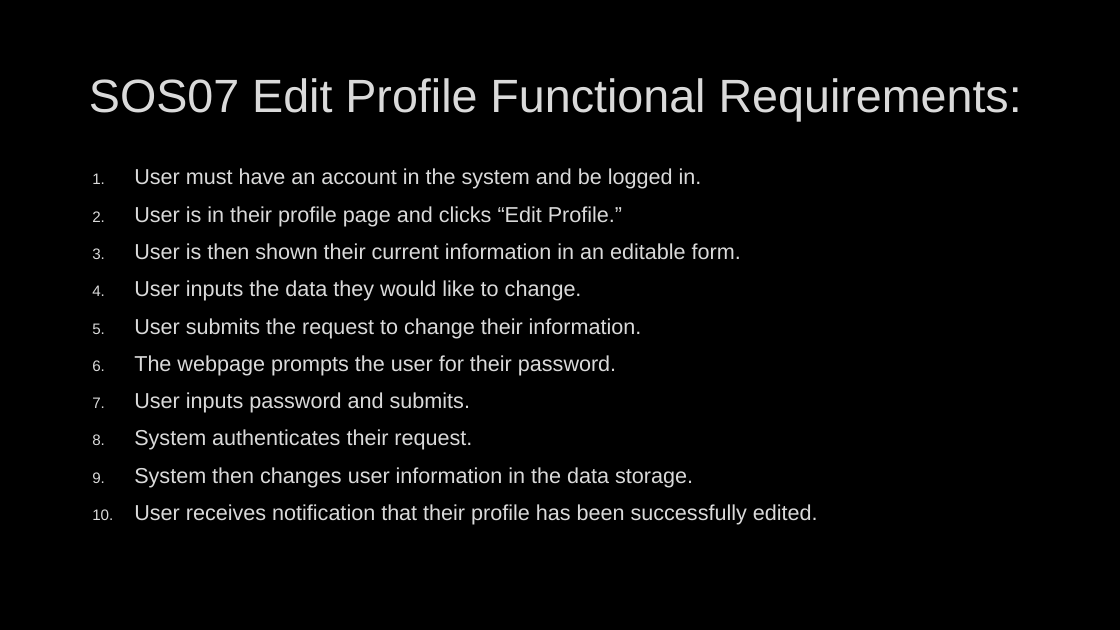
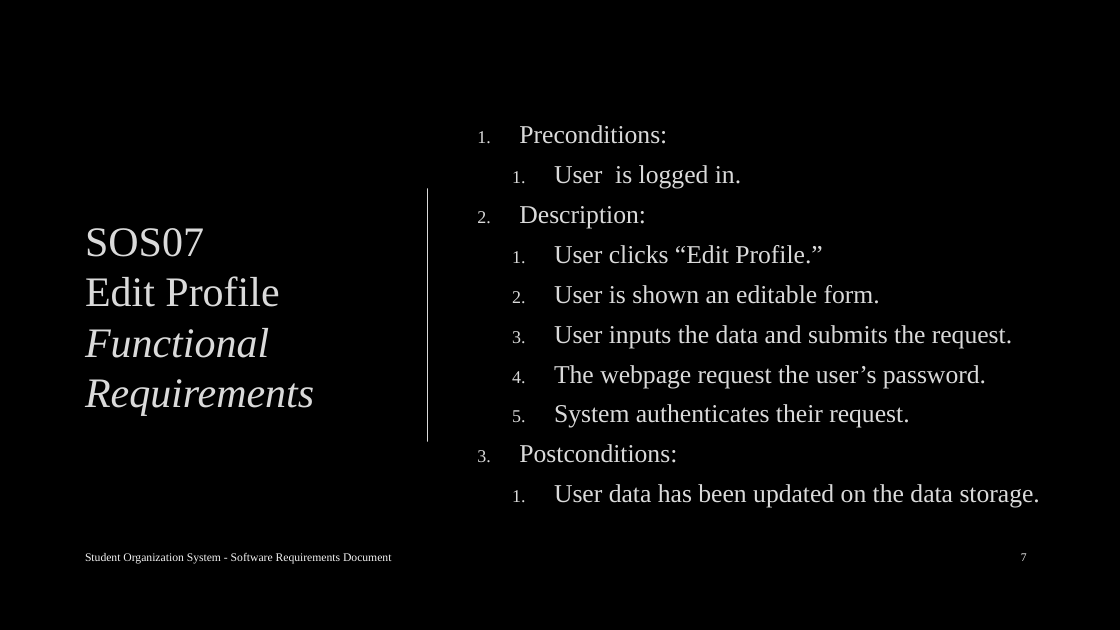
Before and after one commit to arocho032/CEN4010-Team-5, a slide deck: slide 7 of specifications/deliv1/SOS Deliverable 1 Presentation.pptx. Drawn at 1120x630 pixels with LibreOffice and Linux fonts; fonts in the diff are those of the drawing; background and template pictures are left out. Boxes give left, top, right and bottom in pixels: in the first picture for what was removed or moved away, otherwise in the second. Text is boxed around its words. In the diff, an @@ line names an element or a change of style, - is before the commit and + after.

Commit message:
powerpoint

```diff
--- a/specifications/deliv1/SOS Deliverable 1 Presentation.pptx
+++ b/specifications/deliv1/SOS Deliverable 1 Presentation.pptx
@@ text "Preconditions:" moved from (x1=134, y1=168, x2=818, y2=525) to (x1=519, y1=125, x2=1040, y2=508) @@
@@ text "Preconditions:" at (x1=519, y1=125, x2=1040, y2=508): vertical alignment top to middle @@
@@ text at (x1=519, y1=125, x2=1012, y2=388): text changed; size 18.5 to 22 pt; font Arial to Times New Roman @@
-1. User must have an account in the system and be logged in.
-2. User is in their profile page and clicks “Edit Profile.”
-3. User is then shown their current information in an editable form.
-4. User inputs the data they would like to change.
-5. User submits the request to change their information.
-6. The webpage prompts the user for their password.
-7. User inputs password and submits.
+1. Preconditions:
+  1. User is logged in.
+2. Description:
+  1. User clicks “Edit Profile.”
+  2. User is shown an editable form.
+  3. User inputs the data and submits the request.
+  4. The webpage request the user’s password.
@@ line added from (428, 189) to (428, 441), #DADADA 1.5 pt @@
@@ title at (x1=85, y1=228, x2=314, y2=415): text changed; size 40 to 36 pt; font Arial to Times New Roman; italic on @@
-SOS07 Edit Profile Functional Requirements:
+SOS07
+Edit Profile Functional Requirements
@@ text at (x1=554, y1=404, x2=909, y2=428): size 18.5 to 22 pt, font Arial to Times New Roman in "System authenticates their request."; list level 1 to 2 in "System authenticates their request."; line spacing 1 to 0.9 @@
@@ text at (x1=519, y1=444, x2=1040, y2=508): text changed; size 18.5 to 22 pt; font Arial to Times New Roman @@
-9. System then changes user information in the data storage.
-10. User receives notification that their profile has been successfully edited.
+3. Postconditions:
+  1. User data has been updated on the data storage.
@@ text added at (x1=85, y1=553, x2=391, y2=564), 10 pt, text #F2F2F2 @@
+Student Organization System - Software Requirements Document
@@ page number added at (x1=1021, y1=553, x2=1027, y2=561), 10 pt, text #F2F2F2 @@
+7
```
Also in this commit, not shown: 11 other slides changed, 4 slides added, 3 slides removed.
